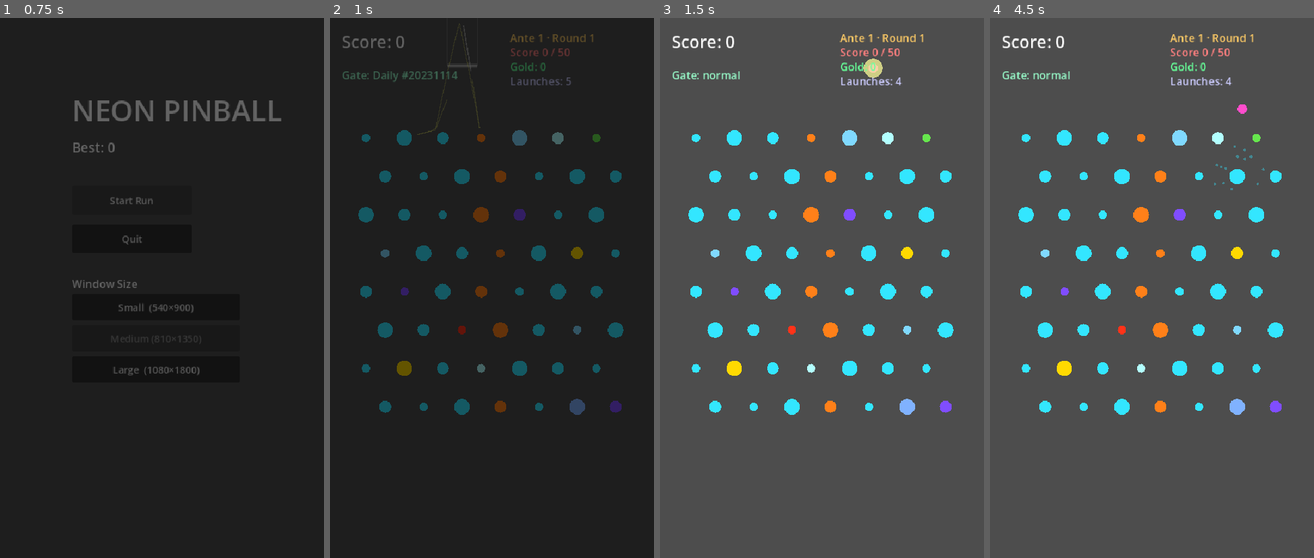
Above: before the commit, frames 1-4 (left to right).
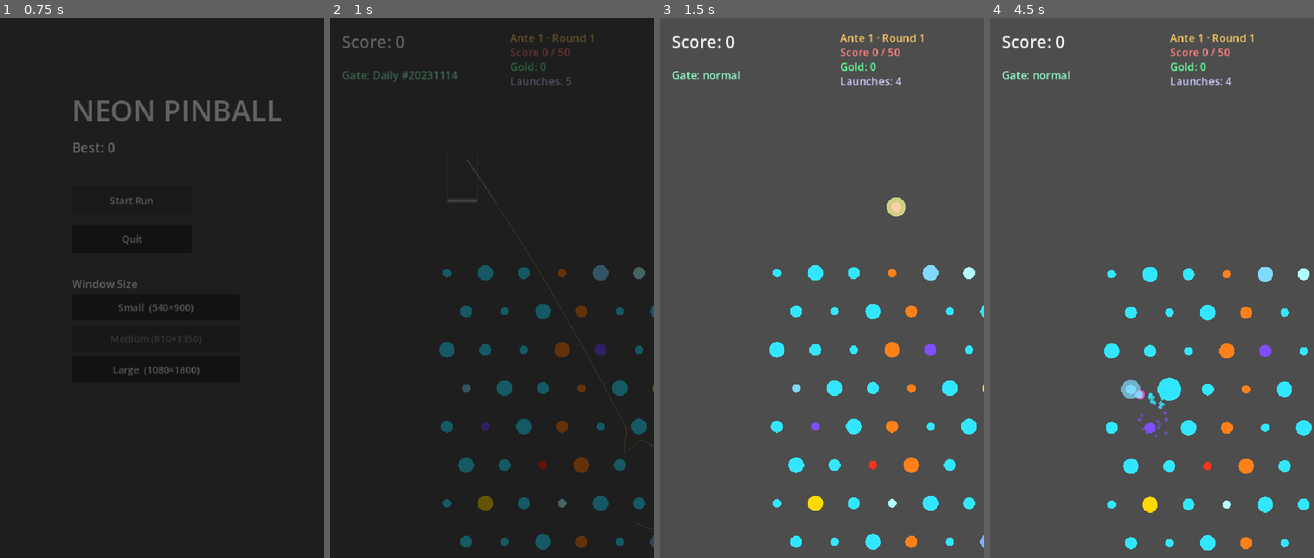
Above: after the commit, the same moments.

Repository: GencyZ/NeonPinball
Game: Godot game, scene res://scenes/main_menu.tscn
Two runs of this game, one before a commit and one after it. Both use one fixed random seed, a clock stepped at 60 frames per second and the inputs below.
Inputs (mouse positions are in pixels of both pictures, inside the frame that each line leads up to):
- Up to frame 1 (0.75 s): click "Start Run" at 0.5 s
- Up to frame 2 (1 s): no input
- Up to frame 3 (1.5 s): tap Enter at 1.25 s; move the mouse to (893, 261) at 1.27 s; hold Shift from 1.28 s (still down); click (893, 261) at 1.42 s
- Up to frame 4 (4.5 s): tap Space at 1.52, 3.5 s; release Shift at 2 s; drag from (1087, 315) to (1135, 396) at 2.02 s; move the mouse to (1184, 169) at 2.77 s; tap Ctrl at 2.85 s; click (1184, 169) at 2.92 s; drag from (1135, 396) to (1054, 207) at 3.52 s; move the mouse to (1249, 369) at 4.27 s; tap Tab at 4.35 s; click (1249, 369) at 4.42 s

Frame 1 is identical in both runs. In frame 2, 6.9% of the frame differs, in the area x 8-100%, y 1-99%; in frame 3, 7.1%; in frame 4, 7.2%, in the area x 8-100%, y 16-99%.

Commit message:
feat: center board rect at (135,225) in 810x1350 canvas; fix honeycomb offsets
- Update _rect in _ready() from Rect2(0,0,540,900) to Rect2(135,225,540,900)
- Fix _build_honeycomb() to offset honeycomb pegs by _rect.position (x and y)
- This centers the play area with 135px left/right margins and 225px top/bottom margins

Full test suite passes (169 tests), confirming no regression.

Co-Authored-By: Claude Sonnet 4.6 <noreply@anthropic.com>

Diff:
--- a/game/view/board_view.gd
+++ b/game/view/board_view.gd
@@ -49,7 +49,7 @@
 	get: return _active_gate_def
 
 func _ready() -> void:
-	_rect = Rect2(0, 0, 540, 900)
+	_rect = Rect2(135, 225, 540, 900)
 	_pegs = _build_honeycomb()
 	_sim = _make_sim(_pegs)
 	_engine = ScoringEngine.new()
@@ -90,10 +90,10 @@
 	var sizes := [7.0, 10.0, 13.0]
 	var scores := [3.0, 5.0, 8.0]
 	for r in rows:
-		var y := margin + 140.0 + r * spacing
+		var y := _rect.position.y + margin + 140.0 + r * spacing
 		var x_off := (r % 2) * spacing * 0.5
 		for c in cols:
-			var x := margin + x_off + c * spacing
+			var x := _rect.position.x + margin + x_off + c * spacing
 			if x < _rect.end.x - margin:
 				var tier := (r + c * 2) % 3
 				var peg_type: PegType
